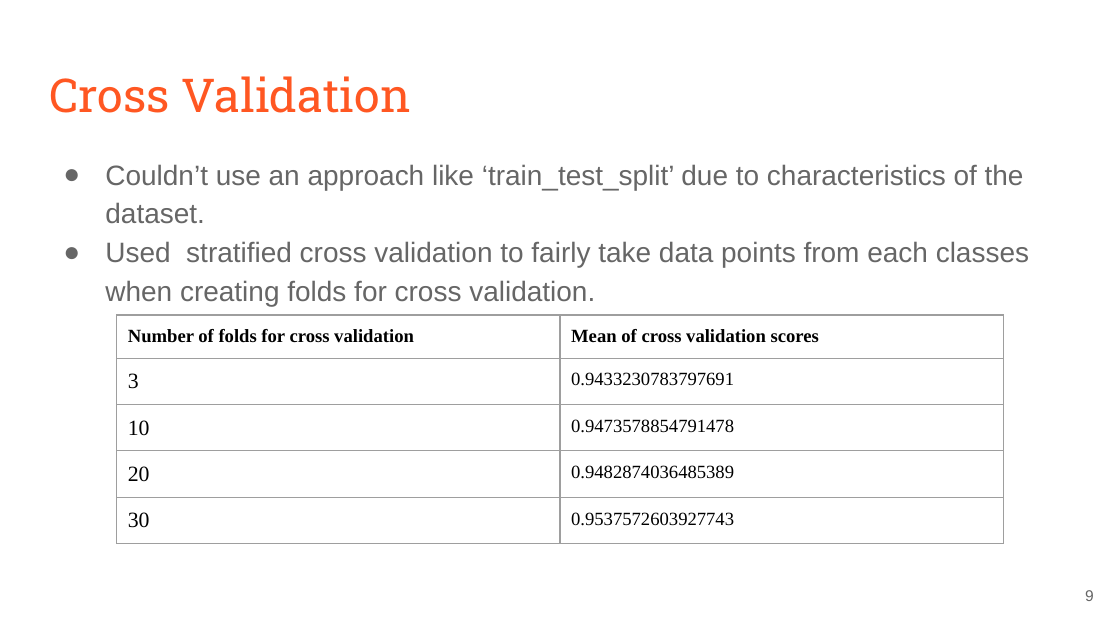
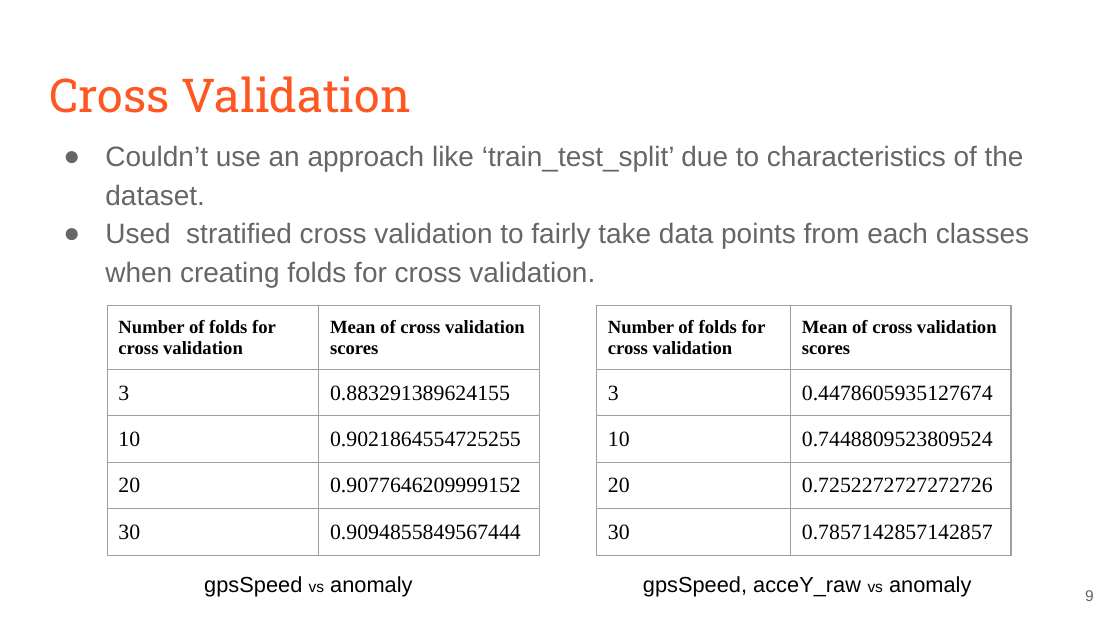
Before and after one commit to codemogroup/ML_Project, a slide deck: slide 9 of Final Presentation.pptx. Drawn at 1120x630 pixels with LibreOffice and Linux fonts; fonts in the diff are those of the drawing. Boxes give left, top, right and bottom in pixels: in the first picture for what was removed or moved away, otherwise in the second. Text is boxed around its words. In the diff, an @@ line names an element or a change of style, - is before the commit and + after.

Commit message:
update presentation

```diff
--- a/Final Presentation.pptx
+++ b/Final Presentation.pptx
@@ text "Couldn’t use an approach like ..." moved from (x1=105, y1=164, x2=1029, y2=306) to (x1=105, y1=145, x2=1029, y2=287) @@
@@ table added at (x1=108, y1=306, x2=540, y2=630), 5 rows, 2 columns @@
+Number of folds for cross validation | Mean of cross validation scores
+3 | 0.883291389624155
+10 | 0.9021864554725255
+20 | 0.9077646209999152
+30 | 0.9094855849567444
@@ table at (x1=597, y1=306, x2=1011, y2=630) @@
-row 2, column 2: 0.9433230783797691
+row 2, column 2: 0.4478605935127674
-row 3, column 2: 0.9473578854791478
+row 3, column 2: 0.7448809523809524
-row 4, column 2: 0.9482874036485389
+row 4, column 2: 0.7252272727272726
-row 5, column 2: 0.9537572603927743
+row 5, column 2: 0.7857142857142857
@@ table resized from (x1=116, y1=315, x2=1004, y2=630) to (x1=597, y1=306, x2=1011, y2=630) @@
@@ text added at (x1=204, y1=576, x2=412, y2=597), 14 pt, text #000000 @@
+gpsSpeed vs anomaly
@@ text added at (x1=643, y1=576, x2=971, y2=597), 14 pt, text #000000 @@
+gpsSpeed, acceY_raw vs anomaly
```
Also in this commit, not shown: 2 other slides changed.
